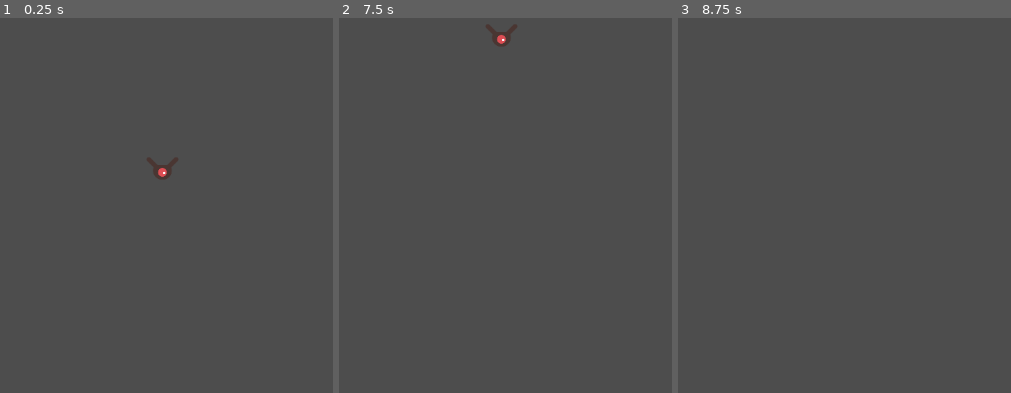
Above: before the commit, frames 1-3 (left to right).
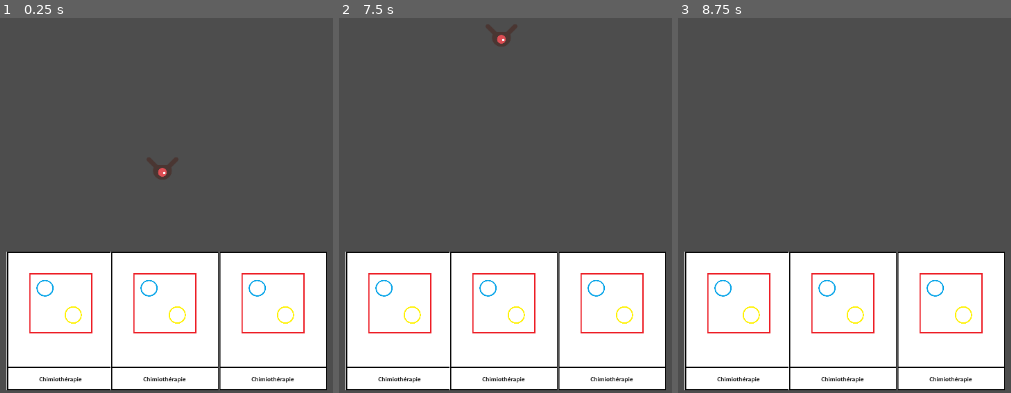
Above: after the commit, the same moments.

Repository: phanav/game-jam-2024
Game: Godot game, scene res://scenes/main.tscn
The game is run twice, just before and just after one commit, with the same random seed, the same clock (stepped at 60 frames per second) and the same inputs.
Inputs (mouse positions are in pixels of both pictures, inside the frame that each line leads up to):
- Up to frame 1 (0.25 s): no input
- Up to frame 2 (7.5 s): click (398, 321) at 0.52 s; click (398, 321) at 1.27 s; click (398, 321) at 2.02 s; click (398, 321) at 2.77 s; click (398, 321) at 3.52 s; click (398, 321) at 4.27 s; click (398, 321) at 5.02 s; click (398, 321) at 5.77 s; click (398, 321) at 6.52 s; tap Enter at 7.25 s; hold Down (camera_down) from 7.28 s (still down)
- Up to frame 3 (8.75 s): tap Space at 8 s; release Down (camera_down) at 8.03 s; tap Left (camera_left) at 8.1 s

The runs differ from the first frame. In frame 1, 35% of the frame differs, in the area x 1-99%, y 62-100%; in frame 2, 35%; in frame 3, 35%.

Commit message:
Début ajout des cartes à la caméra du joueur (HUD)

Diff:
--- /dev/null
+++ b/Bombe.gd
@@ -0,0 +1,16 @@
+extends "res://scenes/Carte.gd"
+
+var rayon
+
+# Called when the node enters the scene tree for the first time.
+func _ready():
+	pass # Replace with function body.
+
+
+# Called every frame. 'delta' is the elapsed time since the previous frame.
+func _process(delta):
+	pass
+
+func _utiliser():
+	# Logique spécifique pour une carte Unitaire
+	pass
--- /dev/null
+++ b/Commandement.gd
@@ -0,0 +1,6 @@
+# Commandement.gd
+
+extends Resource
+
+var nom
+var description
--- /dev/null
+++ b/Unitaire.gd
@@ -0,0 +1,15 @@
+extends "res://scenes/Carte.gd"
+
+
+# Called when the node enters the scene tree for the first time.
+func _ready():
+	pass # Replace with function body.
+
+
+# Called every frame. 'delta' is the elapsed time since the previous frame.
+func _process(delta):
+	pass
+
+func _utiliser():
+	# Logique spécifique pour une carte Unitaire
+	pass
--- a/scenes/Camera2D.gd
+++ b/scenes/Camera.gd
@@ -1,10 +1,11 @@
 extends Camera2D
 
 var speed = 320
+var screen_size
 
 # Called when the node enters the scene tree for the first time.
 func _ready():
-	pass # Replace with function body.
+	screen_size = get_viewport_rect().size
 
 
 # Called every frame. 'delta' is the elapsed time since the previous frame.
@@ -23,3 +24,5 @@
 	movement = movement.normalized() * speed * delta
 
 	position += movement
+	position.x = clamp(position.x, 0, screen_size.x)
+	position.y = clamp(position.y, 0, screen_size.y)
--- /dev/null
+++ b/scenes/Carte.gd
@@ -0,0 +1,18 @@
+# Carte.gd
+
+extends Control
+
+var nom
+var description
+
+# Called when the node enters the scene tree for the first time.
+func _ready():
+	pass # Replace with function body.
+
+
+# Called every frame. 'delta' is the elapsed time since the previous frame.
+func _process(delta):
+	pass
+
+func _utiliser():
+	pass
--- /dev/null
+++ b/scenes/carte.tscn
@@ -0,0 +1,34 @@
+[gd_scene load_steps=5 format=3 uid="uid://cgf7feem3fyiw"]
+
+[ext_resource type="Script" path="res://scenes/Carte.gd" id="1_pgb1n"]
+[ext_resource type="Texture2D" uid="uid://brpap3b4e72fg" path="res://art/analyse_carte.png" id="2_50nxy"]
+[ext_resource type="Texture2D" uid="uid://clorjrtsgl8vn" path="res://art/bombe_carte.png" id="3_aoduj"]
+[ext_resource type="Texture2D" uid="uid://d3nmnw3j3hmsg" path="res://art/chimiotherapie_carte.png" id="4_qohpw"]
+
+[node name="Carte" type="Control"]
+layout_mode = 3
+anchors_preset = 0
+offset_right = 40.0
+offset_bottom = 40.0
+script = ExtResource("1_pgb1n")
+
+[node name="TextureButton" type="TextureButton" parent="."]
+layout_mode = 0
+offset_right = 40.0
+offset_bottom = 40.0
+scale = Vector2(0.12, 0.12)
+texture_normal = ExtResource("2_50nxy")
+
+[node name="TextureButton2" type="TextureButton" parent="."]
+layout_mode = 0
+offset_right = 40.0
+offset_bottom = 40.0
+scale = Vector2(0.12, 0.12)
+texture_normal = ExtResource("3_aoduj")
+
+[node name="TextureButton3" type="TextureButton" parent="."]
+layout_mode = 0
+offset_right = 40.0
+offset_bottom = 40.0
+scale = Vector2(0.12, 0.12)
+texture_normal = ExtResource("4_qohpw")
--- a/scenes/main.tscn
+++ b/scenes/main.tscn
@@ -1,15 +1,39 @@
-[gd_scene load_steps=4 format=3 uid="uid://cvxx3tmyt42jf"]
+[gd_scene load_steps=5 format=3 uid="uid://cvxx3tmyt42jf"]
 
-[ext_resource type="Script" path="res://scenes/Camera2D.gd" id="1_2r4jv"]
+[ext_resource type="Script" path="res://scenes/Camera.gd" id="1_eanxq"]
 [ext_resource type="PackedScene" uid="uid://cclr35o440n06" path="res://scenes/mob.tscn" id="2_63ahq"]
+[ext_resource type="PackedScene" uid="uid://cgf7feem3fyiw" path="res://scenes/carte.tscn" id="2_kg18q"]
 [ext_resource type="PackedScene" uid="uid://dg2d2aouot8ye" path="res://scenes/cellule.tscn" id="3_idd7r"]
 
 [node name="Main" type="Node"]
 
 [node name="Camera2D" type="Camera2D" parent="."]
+z_index = 5
 position = Vector2(550, 350)
 zoom = Vector2(3, 3)
-script = ExtResource("1_2r4jv")
+drag_left_margin = 0.0
+drag_top_margin = 0.0
+drag_right_margin = 0.0
+drag_bottom_margin = 0.0
+script = ExtResource("1_eanxq")
+
+[node name="Carte" parent="Camera2D" instance=ExtResource("2_kg18q")]
+offset_left = -75.0
+offset_top = 40.0
+offset_right = -35.0
+offset_bottom = 80.0
+
+[node name="Carte2" parent="Camera2D" instance=ExtResource("2_kg18q")]
+offset_left = -25.0
+offset_top = 40.0
+offset_right = 15.0
+offset_bottom = 80.0
+
+[node name="Carte3" parent="Camera2D" instance=ExtResource("2_kg18q")]
+offset_left = 26.5
+offset_top = 40.0
+offset_right = 66.5
+offset_bottom = 80.0
 
 [node name="Mob" parent="." instance=ExtResource("2_63ahq")]
 position = Vector2(550, 350)
Binary file added: art/analyse_carte.png
Not shown, added: art/analyse_carte.png.import
Binary file added: art/bombe_carte.png
Not shown, added: art/bombe_carte.png.import
Binary file added: art/chimiotherapie_carte.png
Not shown, added: art/chimiotherapie_carte.png.import
